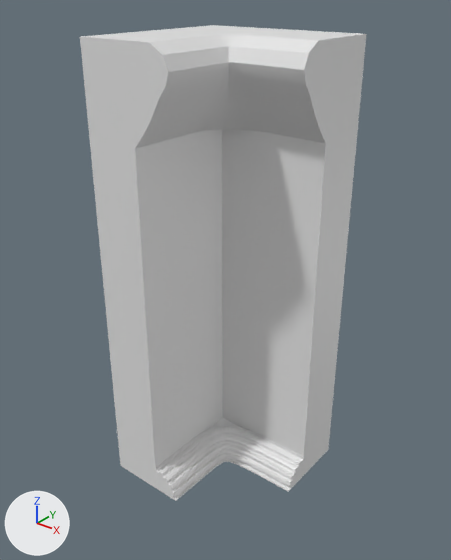
An edit to the glTF model zoovre/blender/kurve_wand.glb, drawn before and after from the same camera.
Before and after are seen from a 50 mm camera at (3.18, -1.41, 4.35) aimed at (0.28, 2.21, 2.1). The lights are fixed; the arrows at lower left show +X, +Y and +Z. Vertices at the same position are counted once.
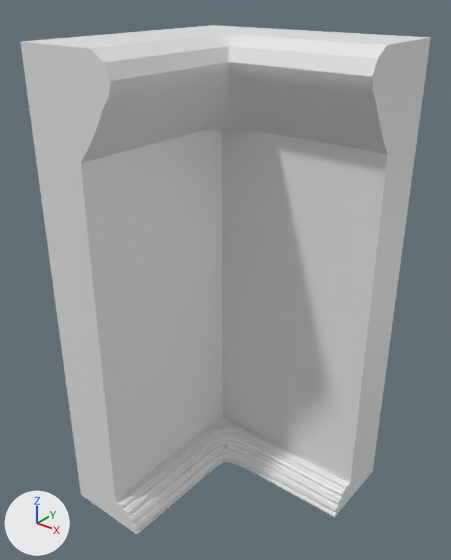
The newer file is also turned or shifted as a whole; pictures and numbers use the older file's frame.

Boxes [x1, y1, x2, y2] around the edits, measured in the pictures (451 x 560 px; the box of a moved part takes in the faces that stretch with it):
'Cube.005', reshaped (43% wider, 7% taller)
    before: [80, 25, 367, 501]
    after: [20, 25, 431, 534]
part 1 of me_cube_009, moved or reshaped
    before: [80, 25, 230, 501]
    after: [20, 25, 230, 534]
part 2 of me_cube_009, moved or reshaped
    before: [214, 25, 367, 492]
    after: [214, 25, 431, 517]

What changed in the scene script:
```text
Change me_cube_009:
    used by ob_cube_005; location = (0.234, 2.317, 0.263)
    remove me_cube_009.from_pydata(...)  # 2381 vertices, 4900 faces; spans x -0.87..0.63, y -0.63..0.88, z -0.3..3.71
    add me_cube_009.from_pydata(...)  # 2382 vertices, 4900 faces; spans x -0.87..1.13, y -1.13..0.88, z -0.3..3.71
    me_cube_009 part 1
    47 faces are deleted
    83 vertices in x -0.87..-0.01, y -0.63..-0.62, z -0.3..3.7 move by (0.0, -0.5, 0.0)
    21 vertices in x -0.37..-0.32, y -0.63, z -0.3..-0.05 move by (0.0, -0.49, 0.0)
    1 vertex moves within x -0.15, y 0.15, z -0.11
    1 vertex is added at (-0.42, -1.09, -0.06)
    47 new faces join them
    me_cube_009 part 2
    104 vertices in x 0.63, y 0.02..0.88, z -0.3..3.7 move by (0.5, 0.0, 0.0)
```
